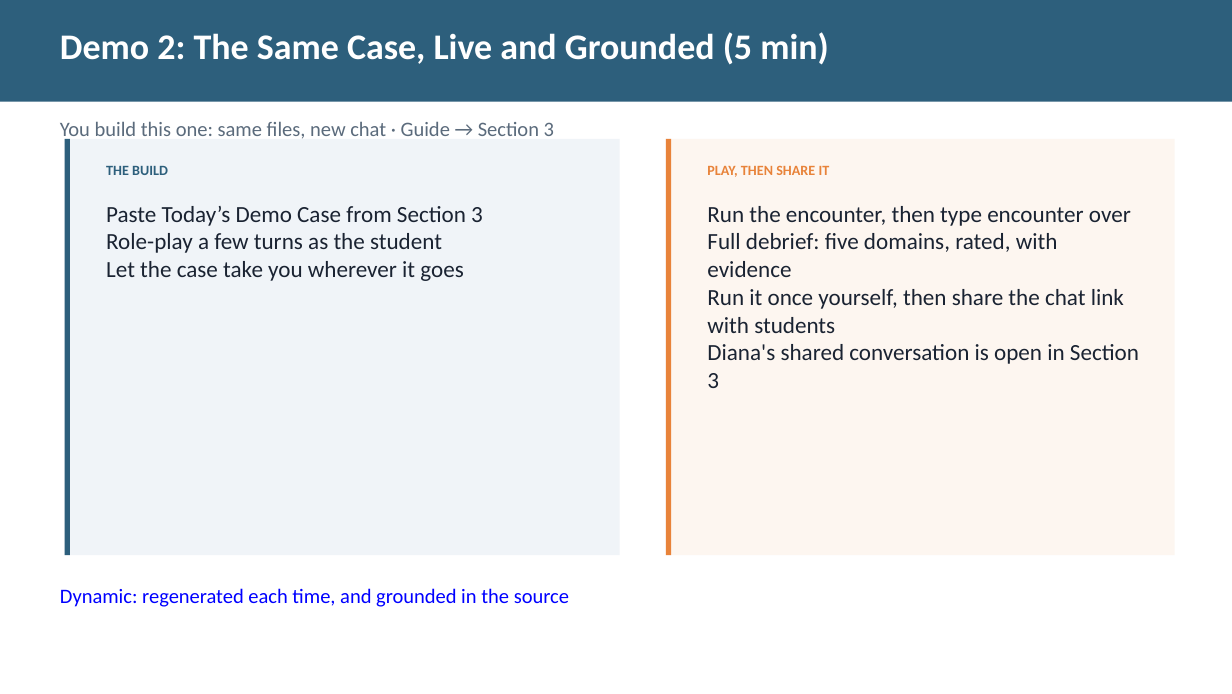
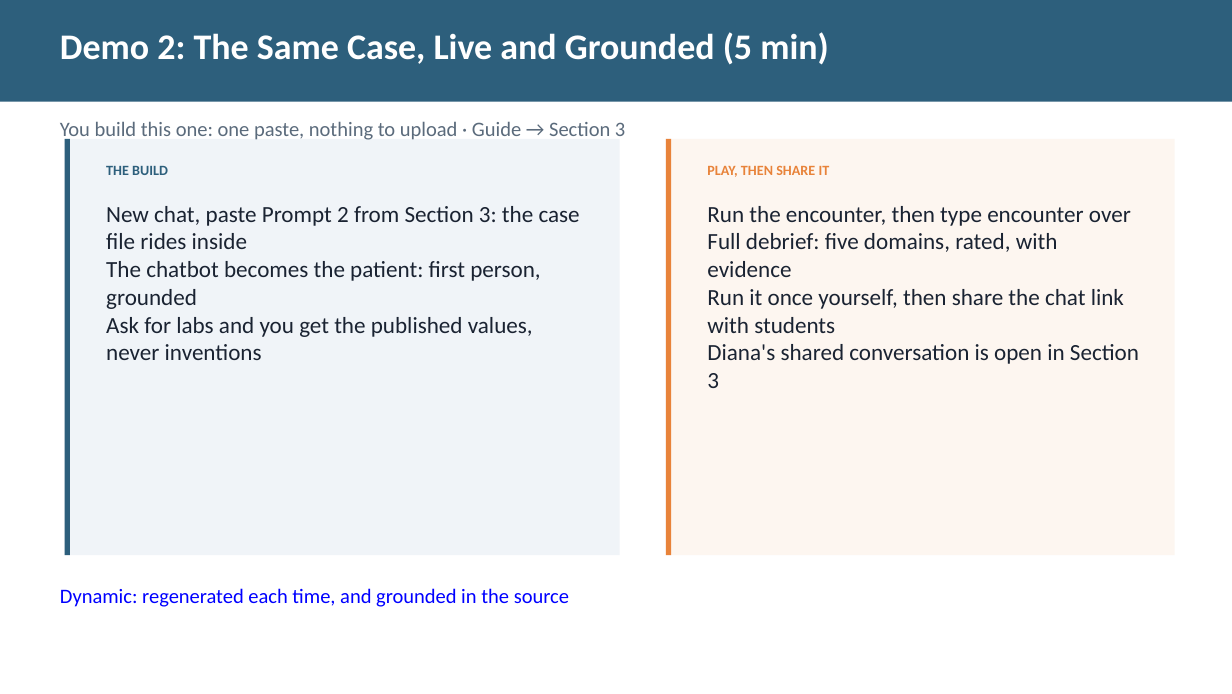
Before and after one commit to diana-brewer/digital-learning-unlocked, a slide deck: slide 6 of Digital Learning Unlocked - Slide Deck.pptx. Drawn at 1232x694 pixels with LibreOffice and Linux fonts; fonts in the diff are those of the drawing. Boxes give left, top, right and bottom in pixels: in the first picture for what was removed or moved away, otherwise in the second. Text is boxed around its words. In the diff, an @@ line names an element or a change of style, - is before the commit and + after.

```diff
--- a/Digital Learning Unlocked - Slide Deck.pptx
+++ b/Digital Learning Unlocked - Slide Deck.pptx
@@ text at [60,121,625,142]: text changed @@
-You build this one: same files, new chat · Guide → Section 3
+You build this one: one paste, nothing to upload · Guide → Section 3
@@ text at [106,206,580,360]: text changed @@
-Paste Today’s Demo Case from Section 3
-Role-play a few turns as the student
-Let the case take you wherever it goes
+New chat, paste Prompt 2 from Section 3: the case file rides inside
+The chatbot becomes the patient: first person, grounded
+Ask for labs and you get the published values, never inventions
```
Also in this commit, not shown: 2 other slides changed, 3 other files.
